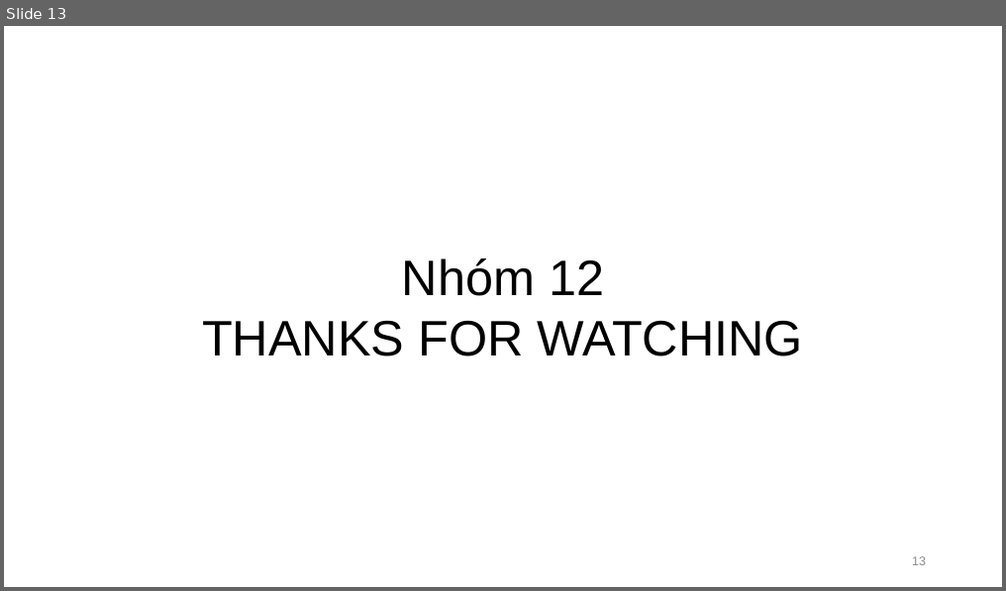
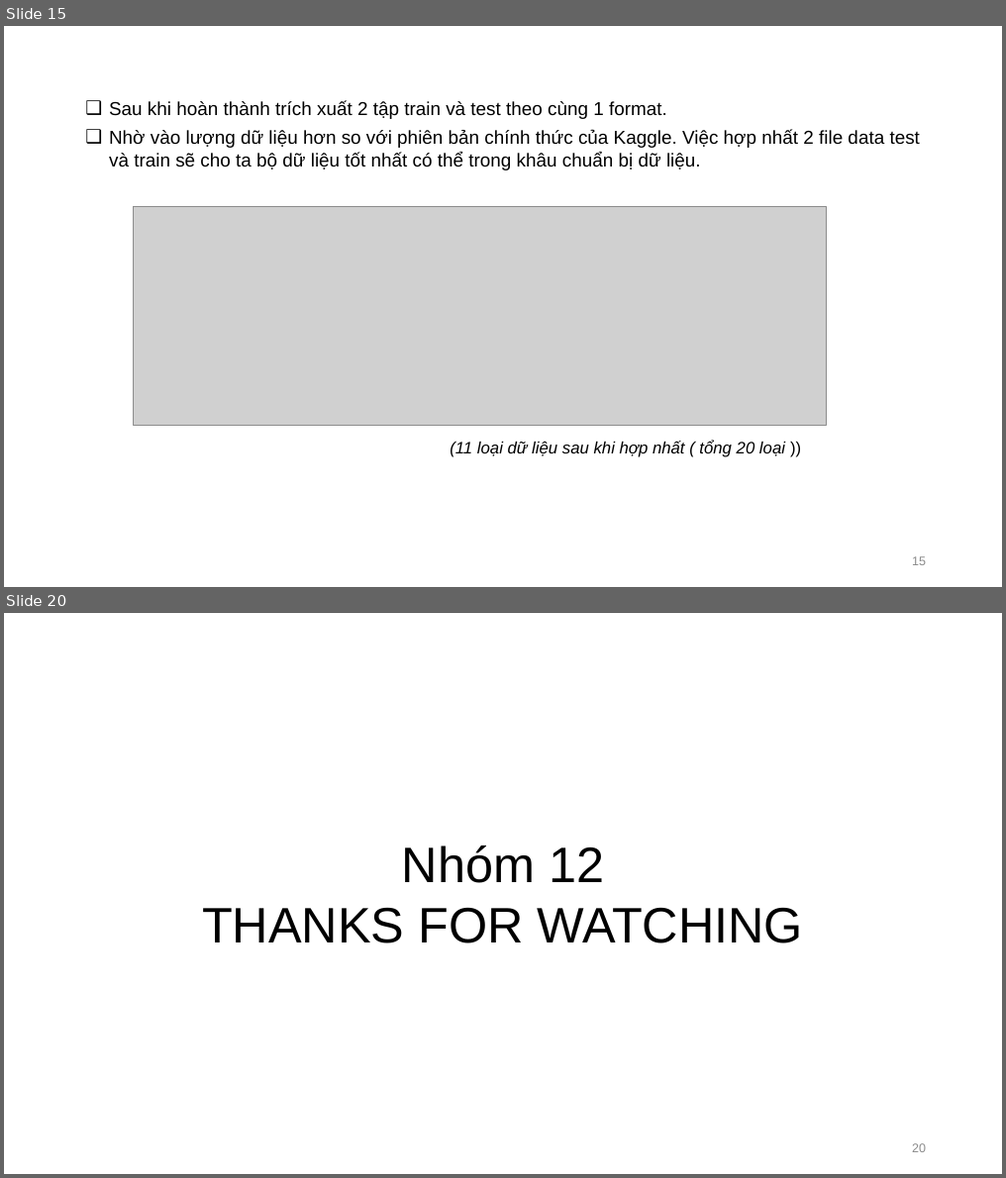
Before and after one commit to pdthuc/Project-Applied_Data_Science, a slide deck: Presentation/GIỚI THIỆU ĐỀ TÀI.pptx. Shown one above the other, each under a label of ours: slide 13 before the commit, slides 15 and 20 after it; the slides between them are not shown. The pictures are 1006x591 and 1006x1178 pixels, drawn with LibreOffice and Linux fonts; fonts in the diff are those of the drawing; grey boxes stand for pictures. Boxes give left, top, right and bottom in pixels: in the first picture for what was removed or moved away, otherwise in the second. Text is boxed around its words. In the diff, an @@ line names an element or a change of style, - is before the commit and + after.

```diff
--- a/Presentation/GIỚI THIỆU ĐỀ TÀI.pptx
+++ b/Presentation/GIỚI THIỆU ĐỀ TÀI.pptx
@@ slide 15 added at (4, 26, 1002, 587), background #FFFFFF @@
@@ text added at (109, 101, 920, 458), 18 pt, text #000000 @@
+❑ Sau khi hoàn thành trích xuất 2 tập train và test theo cùng 1 format.
+❑ Nhờ vào lượng dữ liệu hơn so với phiên bản chính thức của Kaggle. Việc hợp nhất 2 file data test và train sẽ cho ta bộ dữ liệu tốt nhất có thể trong khâu chuẩn bị dữ liệu.
+            (11 loại dữ liệu sau khi hợp nhất ( tổng 20 loại ))
@@ picture added at (133, 206, 827, 425) @@
@@ page number added at (912, 557, 926, 566), 12 pt, text #8C8C8C @@
+15
@@ what was slide 13 is now slide 20 @@
@@ page number at (912, 1144, 926, 1153): text changed @@
-13
+20
```
Also in this commit, not shown: 5 slides changed, 7 other slides added, 1 slide removed.
